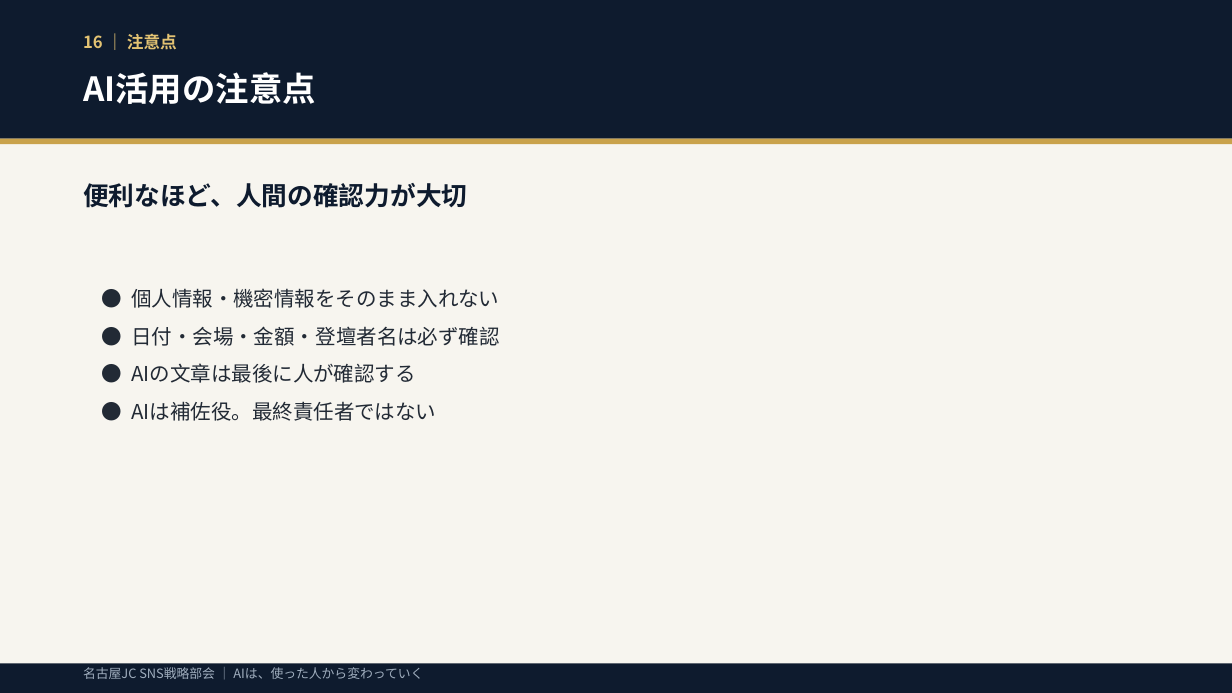
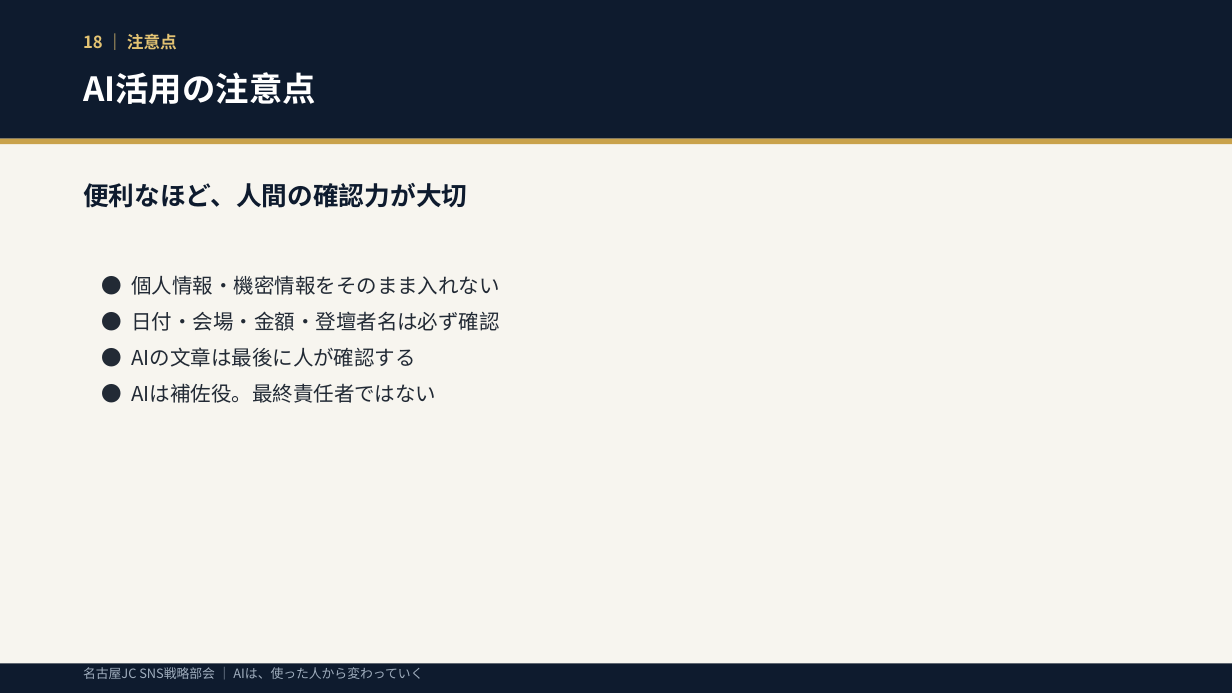
Before and after one commit to unaginobori1205/bushido-dev, a slide deck: slide 18 of ai_sns_seminar_deck.pptx (slide 16 before the commit). Drawn at 1232x693 pixels with LibreOffice and Linux fonts; fonts in the diff are those of the drawing. Boxes give left, top, right and bottom in pixels: in the first picture for what was removed or moved away, otherwise in the second. Text is boxed around its words. In the diff, an @@ line names an element or a change of style, - is before the commit and + after.

```diff
--- a/ai_sns_seminar_deck.pptx
+++ b/ai_sns_seminar_deck.pptx
@@ text "● 個人情報・機密情報をそのまま入れない": place and size @@
-text "● 個人情報・機密情報をそのまま入れない" at <box>131,288,500,421</box>
+text "● 個人情報・機密情報をそのまま入れない" at <box>131,275,500,403</box>
@@ text "● 個人情報・機密情報をそのまま入れない" at <box>131,275,500,403</box>: less space between paragraphs @@
```
Also in this commit, not shown: 18 other slides changed, 2 slides added, 1 slide removed, 2 other files.
